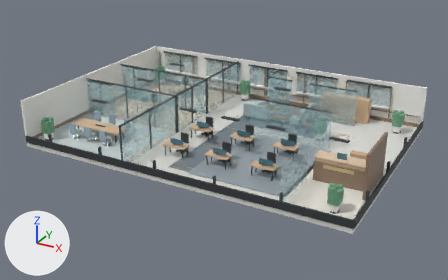
The glTF model public/models/signal-office.glb as it was, and as the next commit left it.
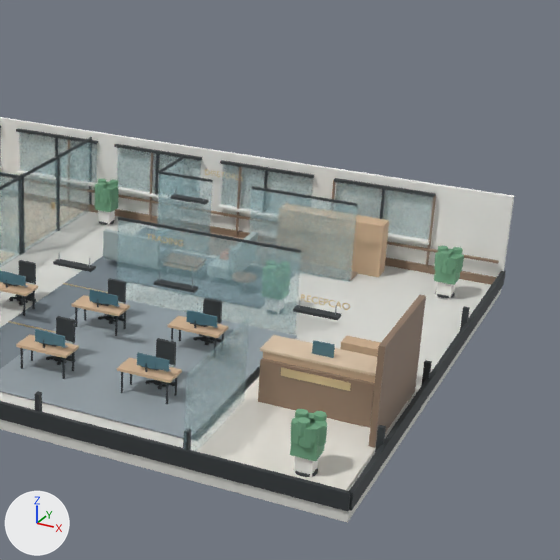
There are two pictures of each version: one whole from a 50 mm camera at (18.15, -33.84, 16.41) aimed at (-0.06, -0.72, -0.14), one close up on the part from 44% to 100% of the width and 0% to 90% of the height. Every picture has the same lights, and +X, +Y and +Z are marked at lower left. The last two pictures show the newer version. Where no turn or scale is listed for an object, it has been applied to the vertices. Vertices at exactly the same position are counted once.

Objects in the first close-up: 'building slab', 'coffee counter', 'executive department floor', 'executive south glass left', 'executive south glass left top rail', 'executive south glass right', 'executive south glass right top rail', 'executive west glass', 'glass room front.002', 'north exterior', 'reception department floor', 'reception feature wall', 'reception glass partition', 'reception oak fascia', 'south low edge', 'trading department floor', 'trading glass north' and 113 more.
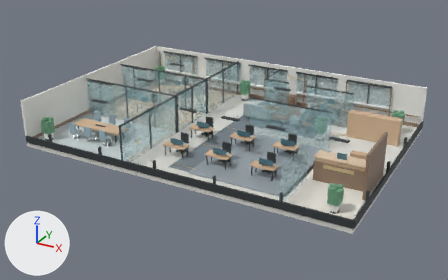
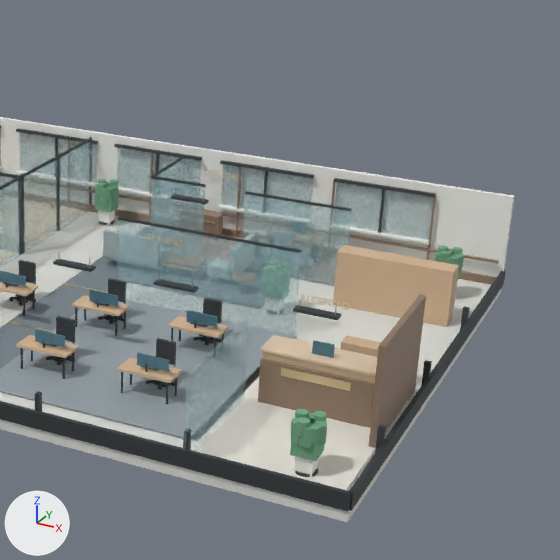
Where the newer file only moved an object's origin or applied its transform, the numbers keep the older frame.

Location of each change, [x1, y1, x2, y2] in pixels of the close-ups (560 x 560 px):
'coffee counter', moved
    before: [352, 215, 389, 277]
    after: [333, 245, 459, 327]
'executive south glass right', moved
    before: [249, 189, 357, 282]
    after: [243, 194, 352, 286]
'executive south glass left', moved
    before: [158, 174, 212, 233]
    after: [151, 178, 205, 232]
'executive south glass right top rail', moved
    before: [252, 186, 358, 206]
    after: [245, 191, 352, 211]
'executive credenza', added
    after: [203, 210, 223, 235]
'executive west glass', moved, rescaled
    before: [157, 158, 185, 224]
    after: [150, 158, 185, 222]
'executive south glass left top rail', moved
    before: [159, 171, 213, 182]
    after: [152, 176, 206, 187]
'executive department floor', moved, rescaled (mostly hidden)
    before: [210, 232, 358, 280]
    after: [222, 234, 243, 239]
'executive credenza accent', added
    after: [204, 220, 215, 224]

The edits, one by one:
me_cube_315 is used by ob_executive_department_floor; location (3.5, 6.35, 0.04).
me_cube_315 had 8 vertices, 12 faces and spanned x -3.35..3.35, y -0.93..0.93, z -0.01..0.01.
me_cube_315 now has 8 vertices, 12 faces and spans x -3.3..3.3, y -1.25..1.25, z -0.01..0.01.
me_cube_315 part 1: the whole mesh is scaled about its middle by (0.985, 1.35, 1).
me_cube_317 is used by ob_executive_west_glass; location (0.25, 6.39, 1.27).
me_cube_317 had 8 vertices, 12 faces and spanned x -0.02..0.02, y -0.99..0.99, z -1.27..1.27.
me_cube_317 now has 8 vertices, 12 faces and spans x -0.02..0.02, y -1.54..0.99, z -1.27..1.27.
me_cube_317 part 2: the whole mesh is scaled about its middle by (1, 1.28, 1), then moved by (0.0, -0.28, 0.0).
Mesh me_cube_350_1 is new.
It is a box spanning x -0.59..0.59, y -0.01..0.01, z -0.035..0.035.
It uses material mat_brass_accent (beige #d6c097).
Mesh me_cube_349_1 is new.
It is a box spanning x -0.7..0.7, y -0.21..0.21, z -0.43..0.43.
It uses material mat_walnut_joinery (brown #907965).
Object 'coffee counter' (ob_coffee_counter) moves from (5.8, 6.5, 0.85) to (8.65, 3.75, 0.85).
Object 'executive department floor' (ob_executive_department_floor) moves from (3.5, 6.35, 0.04) to (3.55, 6.1, 0.04).
Object 'executive south glass left' (ob_executive_south_glass_left) moves from (1.18, 5.4, 1.27) to (1.18, 4.85, 1.27).
Object 'executive south glass left top rail' (ob_executive_south_glass_left_top_rail) moves from (1.18, 5.4, 2.53) to (1.18, 4.85, 2.53).
Object 'executive south glass right' (ob_executive_south_glass_right) moves from (5.15, 5.4, 1.27) to (5.15, 4.85, 1.27).
Object 'executive south glass right top rail' (ob_executive_south_glass_right_top_rail) moves from (5.15, 5.4, 2.53) to (5.15, 4.85, 2.53).
Object 'executive credenza accent' (ob_executive_credenza_accent) is new; it shows me_cube_350_1.
Its location is (1.15, 6.67, 0.65).
Object 'executive credenza' (ob_executive_credenza) is new; it shows me_cube_349_1.
Its location is (1.15, 6.9, 0.43).
